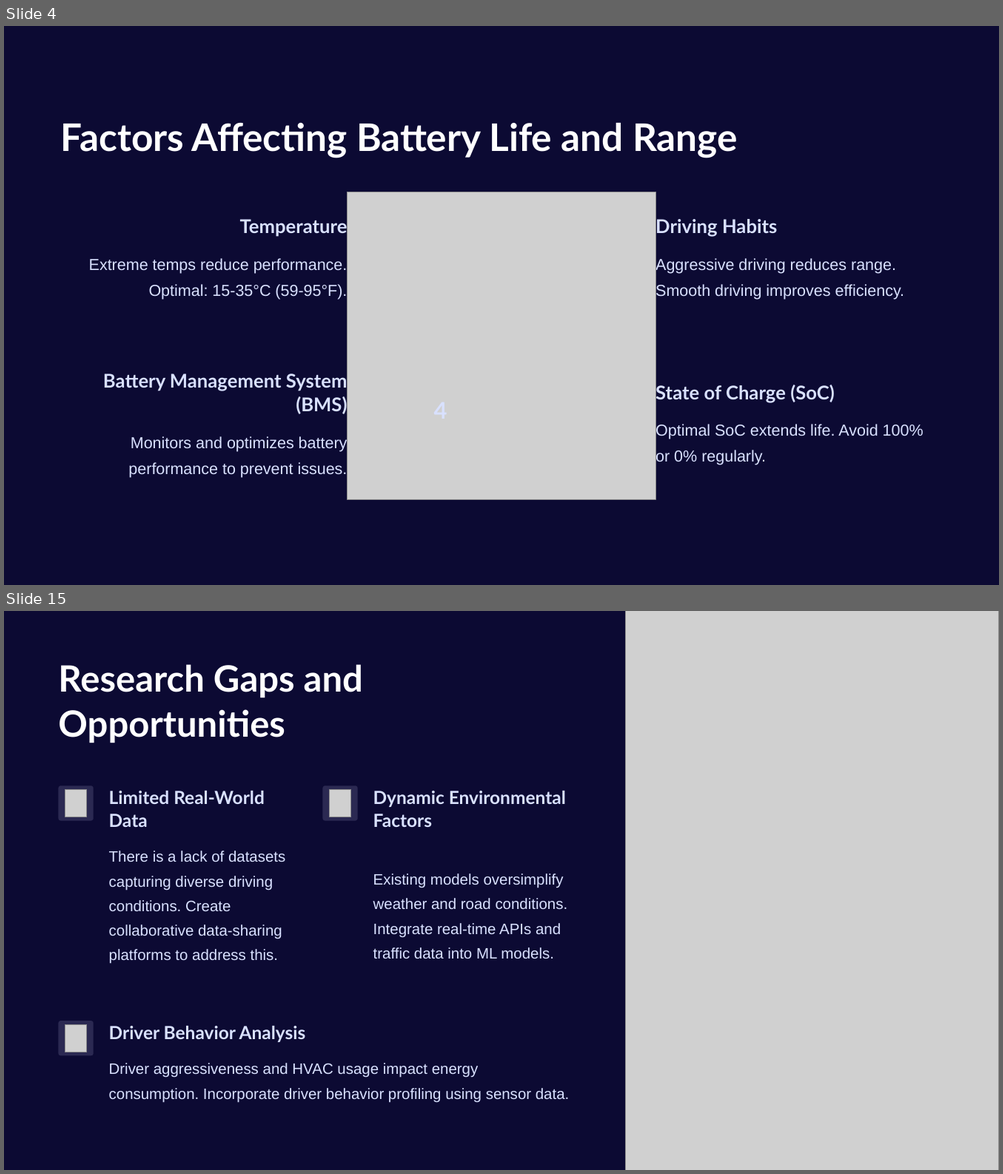
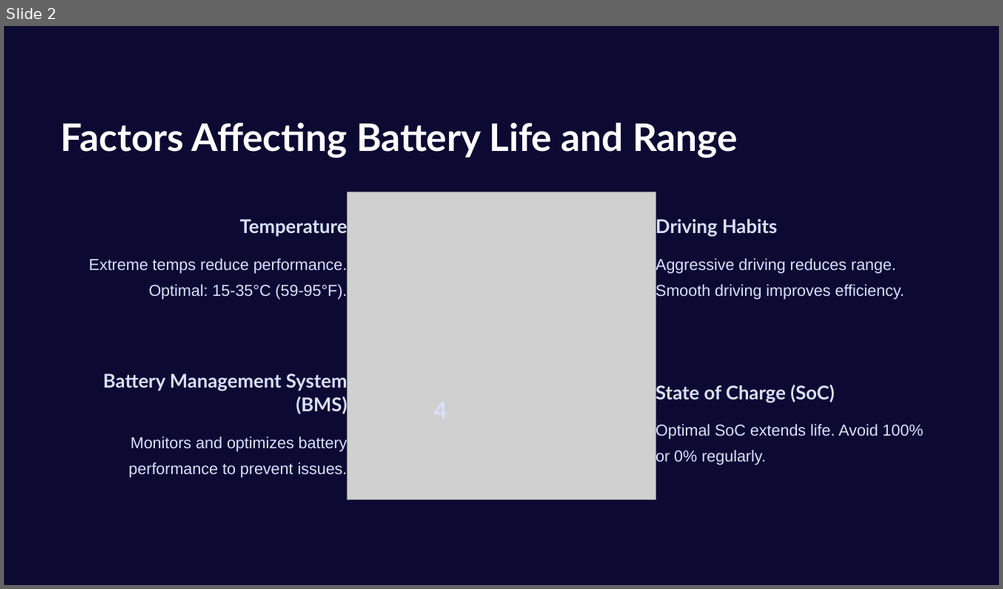
Before and after one commit to parvabarbhaya/EV_project, a slide deck: capstone_project_ppt.pptx. Shown one above the other, each under a label of ours: slides 4 and 15 before the commit, slide 2 after it; the slides between them are not shown. The pictures are 1003x1174 and 1003x589 pixels, drawn with LibreOffice and Linux fonts; fonts in the diff are those of the drawing; grey boxes stand for pictures; background and template pictures are left out. Boxes give left, top, right and bottom in pixels: in the first picture for what was removed or moved away, otherwise in the second. Text is boxed around its words. In the diff, an @@ line names an element or a change of style, - is before the commit and + after.

```diff
--- a/capstone_project_ppt.pptx
+++ b/capstone_project_ppt.pptx
@@ slide 15 removed at [4, 611, 999, 1170], background gradient #C1D5DE to #C8DAE2 to #FFFFFF; not listed: 1 template element that a slide beside it also shows @@
@@ picture removed at [626, 611, 999, 1170] @@
@@ text removed at [58, 664, 363, 743] @@
-Research Gaps and Opportunities
@@ rounded rectangle removed at [59, 786, 94, 820] @@
@@ rounded rectangle removed at [323, 786, 358, 820] @@
@@ picture removed at [65, 790, 87, 817] @@
@@ text removed at [109, 791, 264, 827] @@
-Limited Real-World Data
@@ picture removed at [330, 790, 351, 817] @@
@@ text removed at [373, 791, 566, 827] @@
-Dynamic Environmental Factors
@@ text removed at [109, 851, 285, 964] @@
-There is a lack of datasets capturing diverse driving conditions. Create collaborative data-sharing platforms to address this.
@@ text removed at [373, 874, 568, 959] @@
-Existing models oversimplify weather and road conditions. Integrate real-time APIs and traffic data into ML models.
@@ rounded rectangle removed at [59, 1022, 94, 1056] @@
@@ picture removed at [65, 1025, 87, 1053] @@
@@ text removed at [109, 1026, 306, 1042] @@
-Driver Behavior Analysis
@@ text removed at [109, 1063, 569, 1103] @@
-Driver aggressiveness and HVAC usage impact energy consumption. Incorporate driver behavior profiling using sensor data.
@@ what was slide 4 is now slide 2 @@
```
Also in this commit, not shown: 2 slides changed, 7 slides added, 26 other slides removed.
